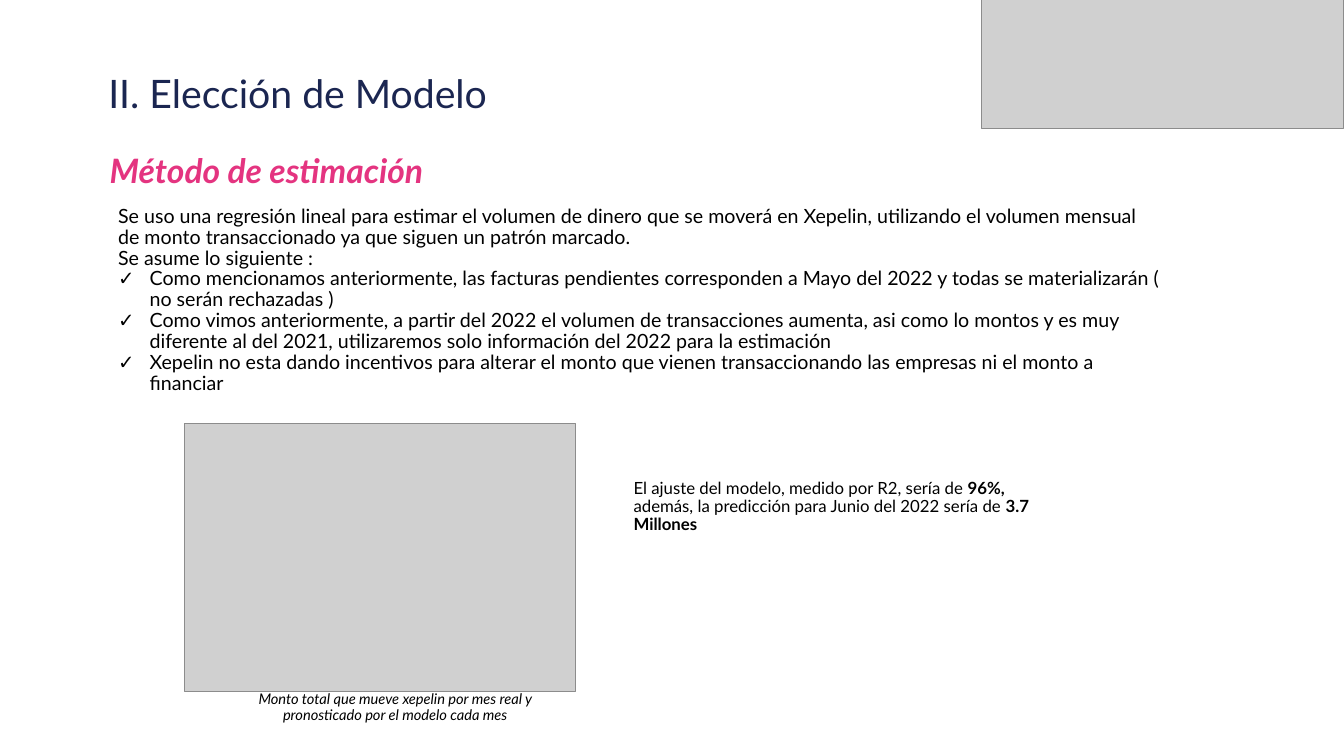
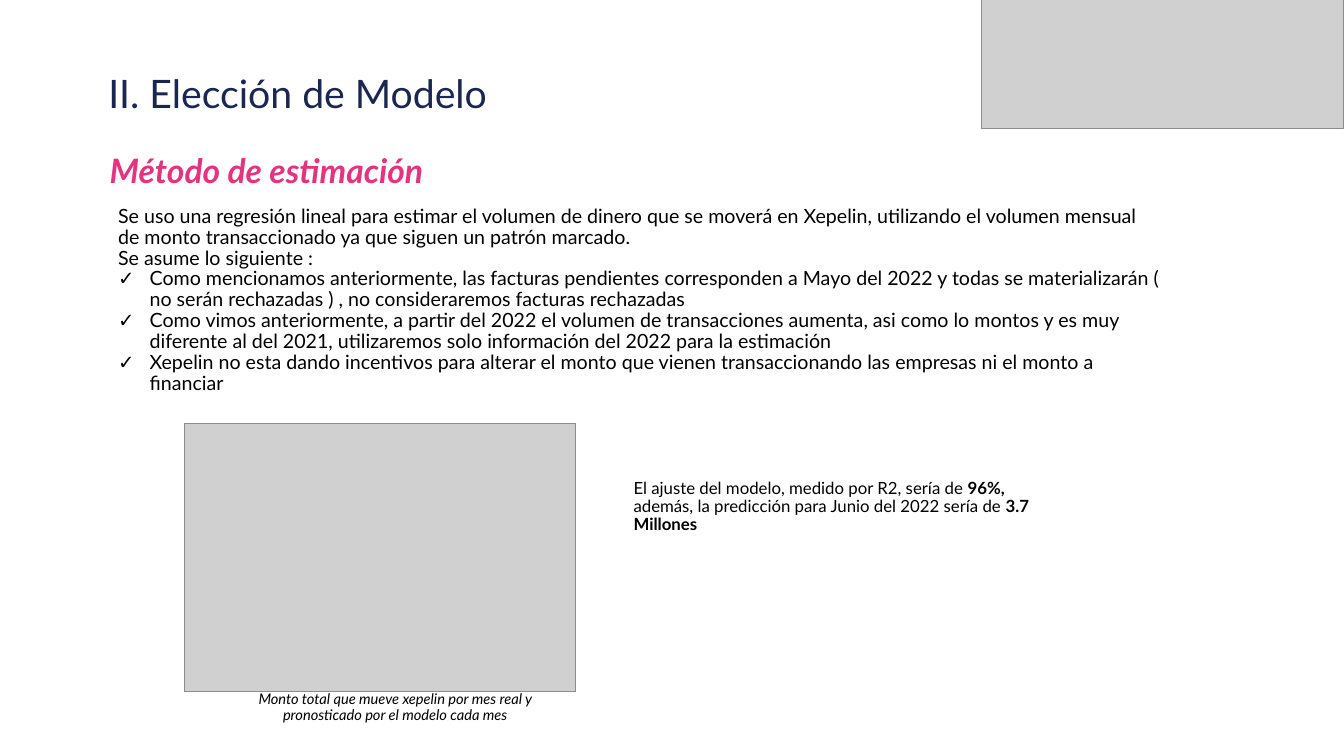
Before and after one commit to Itzmy94/Xepelin, a slide deck: slide 5 of Resultados.pptx. Drawn at 1344x756 pixels with LibreOffice and Linux fonts; fonts in the diff are those of the drawing; grey boxes stand for pictures. Boxes give left, top, right and bottom in pixels: in the first picture for what was removed or moved away, otherwise in the second. Text is boxed around its words. In the diff, an @@ line names an element or a change of style, - is before the commit and + after.

```diff
--- a/Resultados.pptx
+++ b/Resultados.pptx
@@ text at [150,270,1148,306]: text changed @@
-✓ Como mencionamos anteriormente, las facturas pendientes corresponden a Mayo del 2022 y todas se materializarán ( no serán rechazadas )
+✓ Como mencionamos anteriormente, las facturas pendientes corresponden a Mayo del 2022 y todas se materializarán ( no serán rechazadas ) , no consideraremos facturas rechazadas
```
Also in this commit, not shown: 1 other slide changed.
